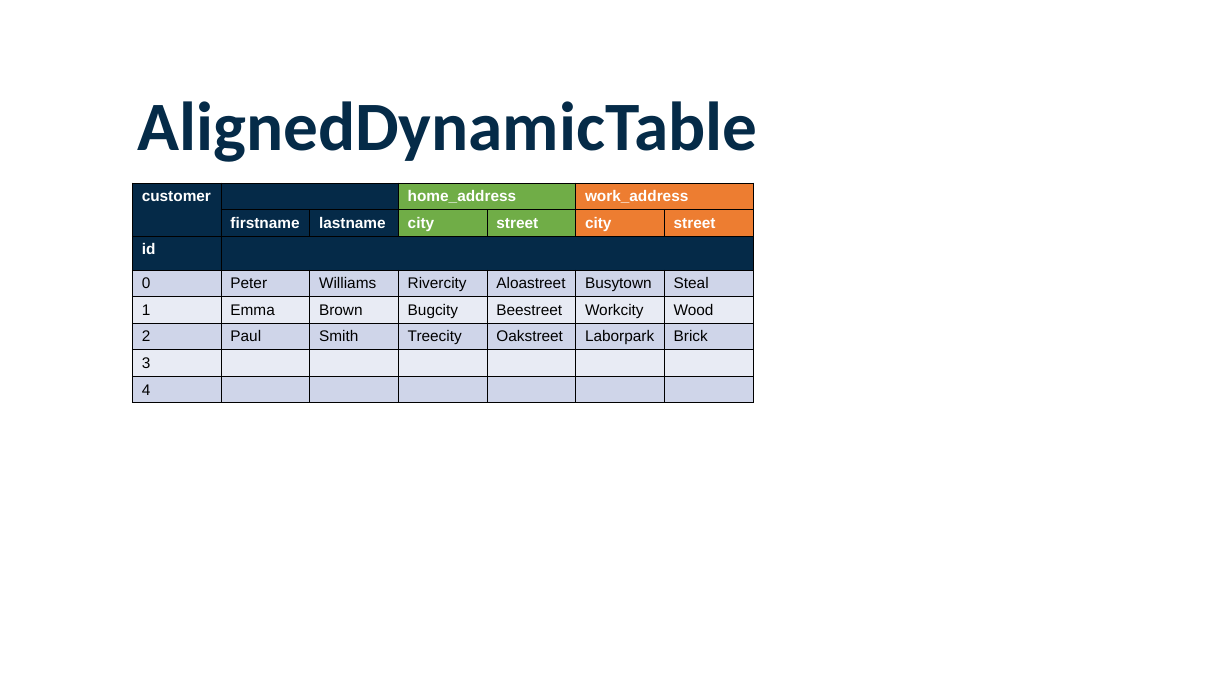
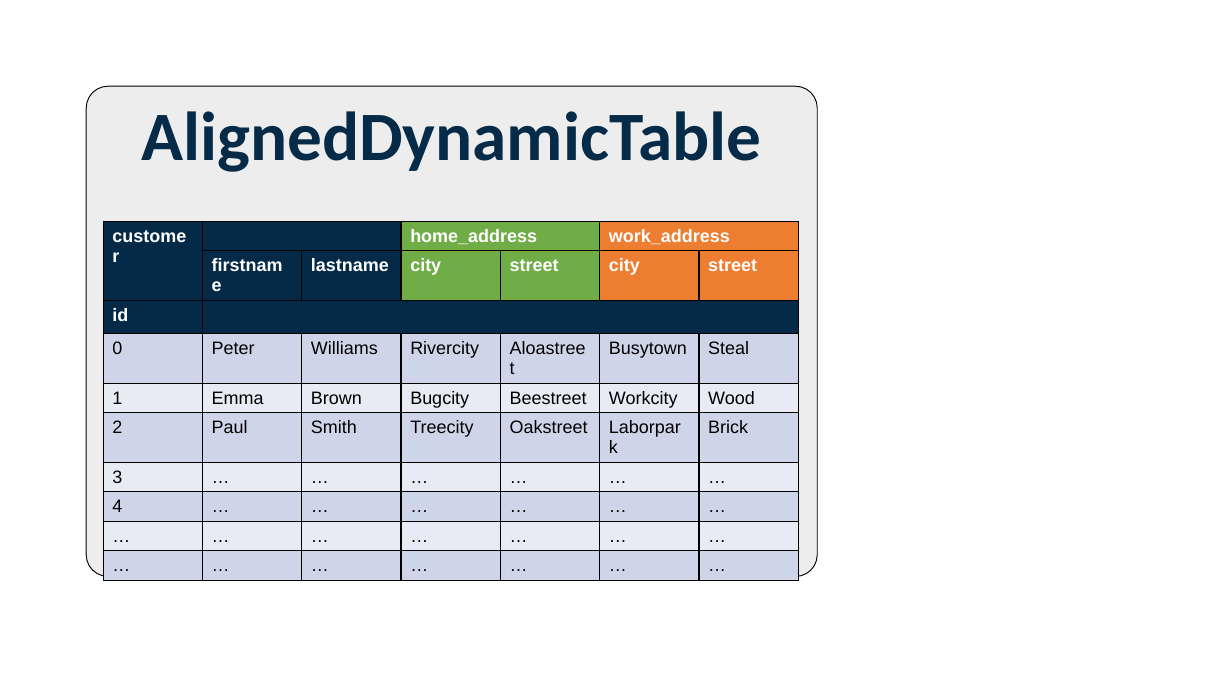
Before and after one commit to hdmf-dev/hdmf, a slide deck: slide 1 of docs/source/figures/gallery_thumbnails.pptx. Drawn at 1232x693 pixels with LibreOffice and Linux fonts; fonts in the diff are those of the drawing. Boxes give left, top, right and bottom in pixels: in the first picture for what was removed or moved away, otherwise in the second. Text is boxed around its words. In the diff, an @@ line names an element or a change of style, - is before the commit and + after.

```diff
--- a/docs/source/figures/gallery_thumbnails.pptx
+++ b/docs/source/figures/gallery_thumbnails.pptx
@@ rounded rectangle added at (86, 86, 817, 577), fill #EDEDED, outline #000000 0.75 pt @@
@@ text "AlignedDynamicTable": place and size @@
-text "AlignedDynamicTable" at (137, 101, 757, 162)
+text "AlignedDynamicTable" at (141, 111, 761, 172)
@@ table at (104, 221, 796, 531) @@
-row 7: 3 |  |  |  |  |  | 
-row 8: 4 |  |  |  |  |  | 
+row 7: 3 | … | … | … | … | … | …
+row 8: 4 | … | … | … | … | … | …
+row 9: … | … | … | … | … | … | …
+row 10: … | … | … | … | … | … | …
@@ table: place and size @@
-table at (132, 183, 753, 411)
+table at (104, 221, 796, 531)
```
Also in this commit, not shown: 2 other slides changed, 1 slide added, 1 slide removed, 4 other files.
